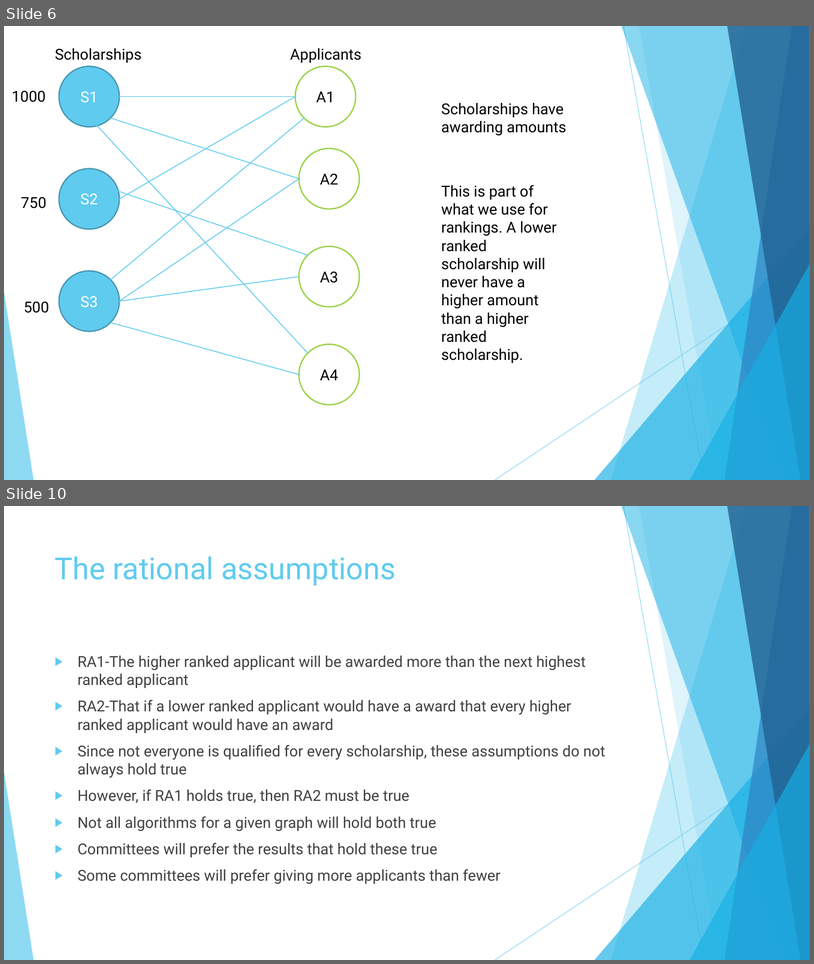
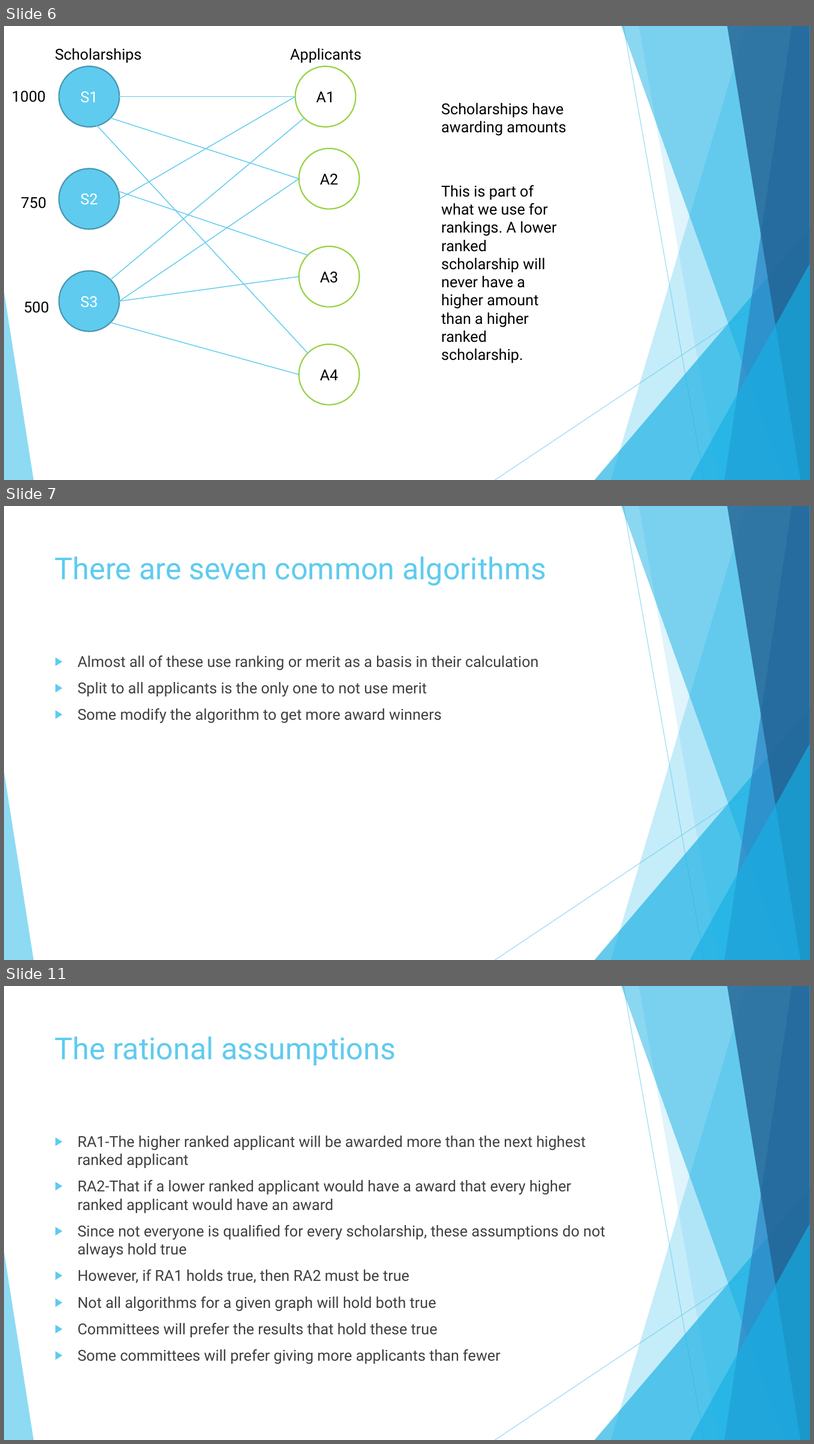
Before and after one commit to dmerson/ArizonaMastersCapstone, a slide deck: Documents/Basic Scholarship Awarding Graphs.pptx. Shown one above the other, each under a label of ours: slides 6 and 10 before the commit, slides 6, 7 and 11 after it; the slides between them are not shown. The pictures are 814x964 and 814x1444 pixels, drawn with LibreOffice and Linux fonts; fonts in the diff are those of the drawing. Boxes give left, top, right and bottom in pixels: in the first picture for what was removed or moved away, otherwise in the second. Text is boxed around its words. In the diff, an @@ line names an element or a change of style, - is before the commit and + after.

```diff
--- a/Documents/Basic Scholarship Awarding Graphs.pptx
+++ b/Documents/Basic Scholarship Awarding Graphs.pptx
@@ slide 7 added at <box>4,506,810,960</box>, background #FFFFFF; not listed: 10 template elements that a slide beside it also shows @@
@@ title added at <box>55,556,546,586</box>, 36 pt, text #5FCBEF @@
+There are seven common algorithms
@@ text added at <box>78,655,539,723</box>, 18 pt, text #404040 @@
+▶ Almost all of these use ranking or merit as a basis in their calculation
+▶ Split to all applicants is the only one to not use merit
+▶ Some modify the algorithm to get more award winners
@@ what was slide 10 is now slide 11 @@
```
Also in this commit, not shown: 9 slides changed, 1 other file.
